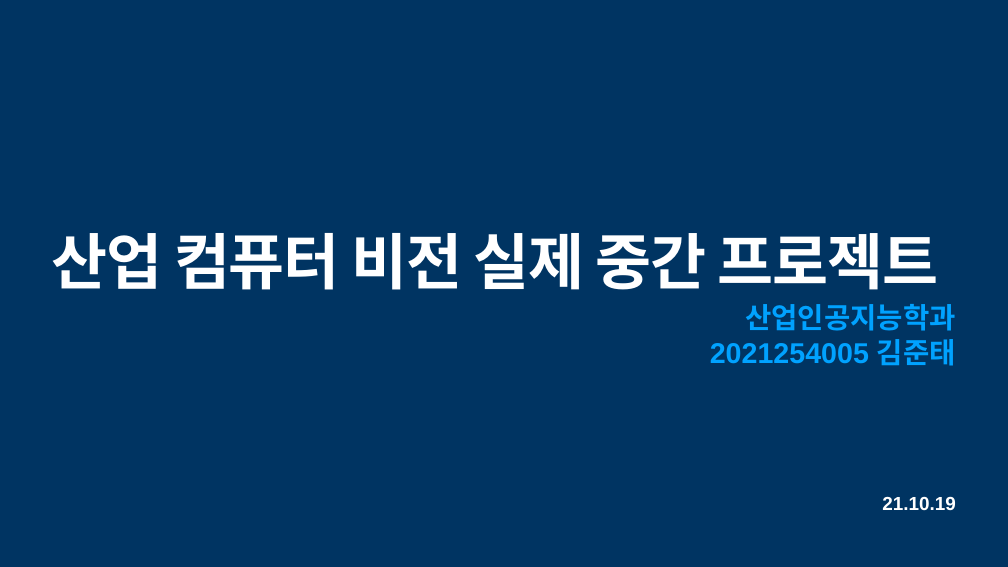
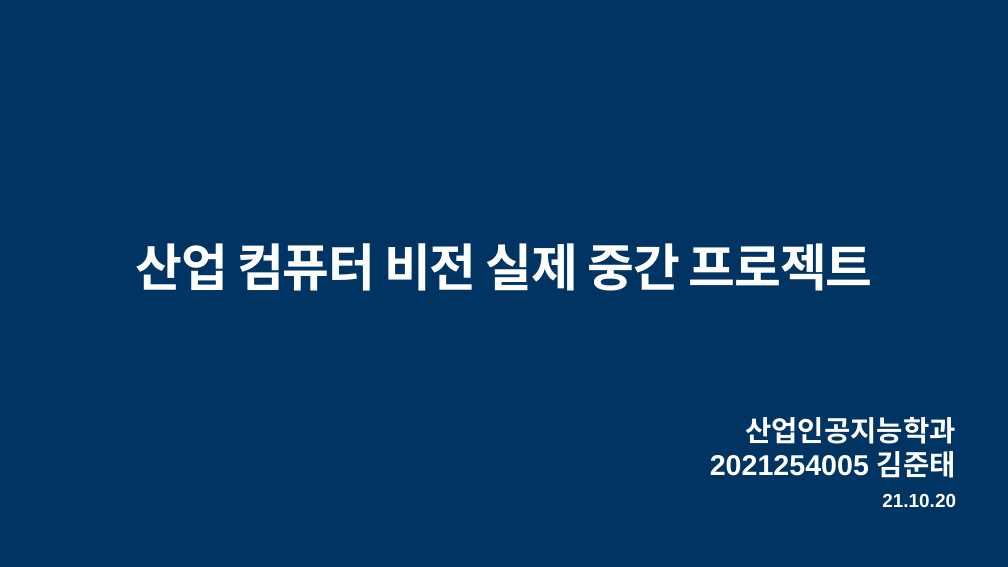
Before and after one commit to jun4879/cbnu_21_2_vision, a slide deck: slide 1 of 컴퓨터비전 중간 데이터/산업컴퓨터비전실제_중간프로젝트_김준태.pptx. Drawn at 1008x567 pixels with LibreOffice and Linux fonts; fonts in the diff are those of the drawing. Boxes give left, top, right and bottom in pixels: in the first picture for what was removed or moved away, otherwise in the second. Text is boxed around its words. In the diff, an @@ line names an element or a change of style, - is before the commit and + after.

```diff
--- a/컴퓨터비전 중간 데이터/산업컴퓨터비전실제_중간프로젝트_김준태.pptx
+++ b/컴퓨터비전 중간 데이터/산업컴퓨터비전실제_중간프로젝트_김준태.pptx
@@ title "산업 컴퓨터 비전 실제 중간 ..." at (135,243,873,291): size 116 to 97 pt; alignment left to centre @@
@@ subtitle "산업인공지능학과 2021254005 김준태": place and size @@
-subtitle "산업인공지능학과 2021254005 김준태" at (710,304,956,366)
+subtitle "산업인공지능학과 2021254005 김준태" at (710,417,956,478)
@@ subtitle "산업인공지능학과 2021254005 김준태" at (710,417,956,478): text colour #00A2FF to #FFFFFF @@
@@ text at (882,493,956,507): text changed @@
-21.10.19
+21.10.20
```
Also in this commit, not shown: 4 slides added, 1 other file.
